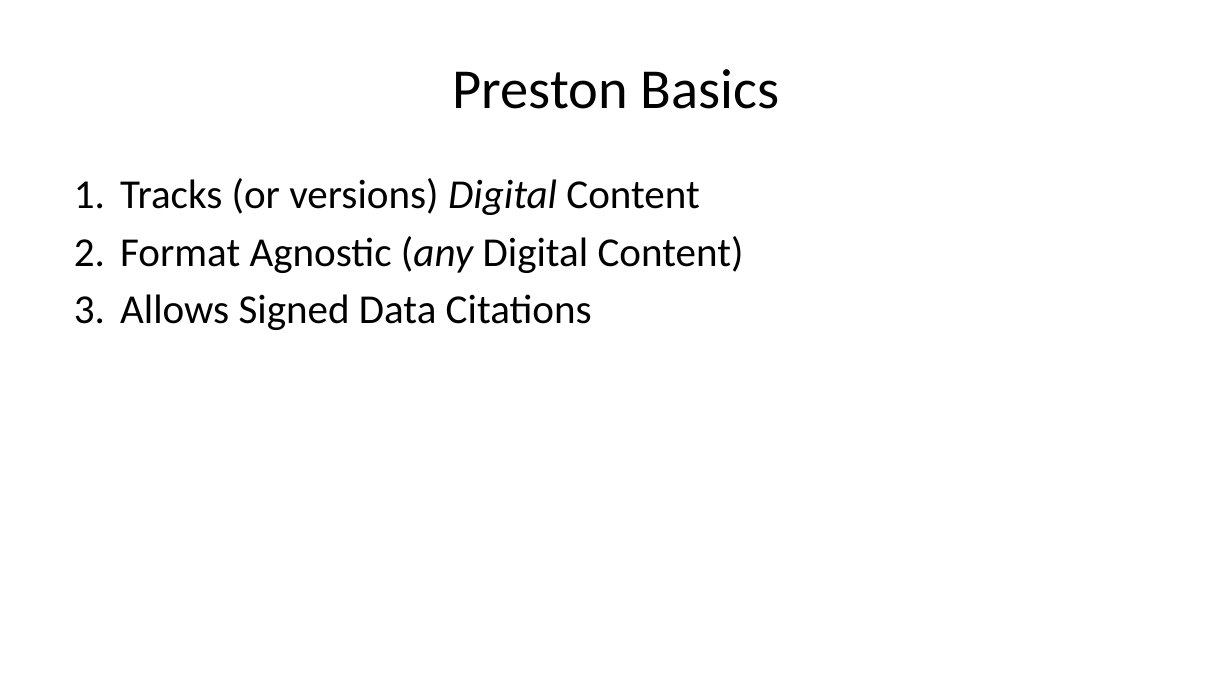
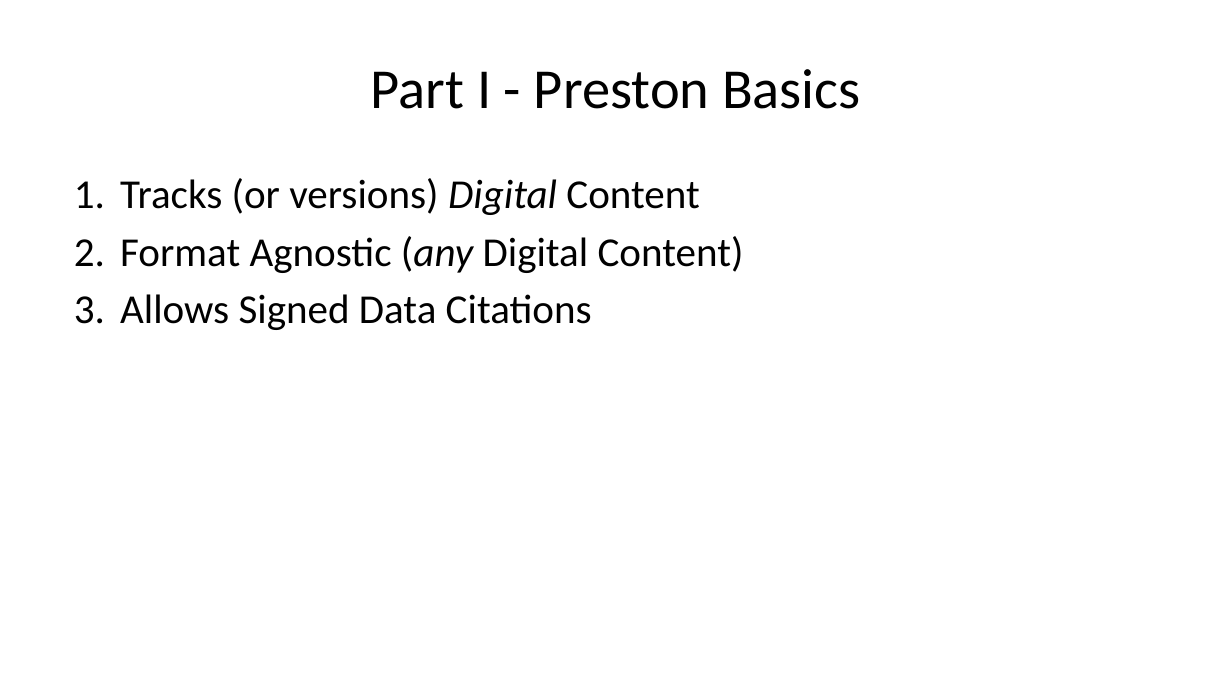
Before and after one commit to bat-literature/bat-literature.github.io, a slide deck: slide 7 of workshop.pptx. Drawn at 1232x693 pixels with LibreOffice and Linux fonts; fonts in the diff are those of the drawing. Boxes give left, top, right and bottom in pixels: in the first picture for what was removed or moved away, otherwise in the second. Text is boxed around its words. In the diff, an @@ line names an element or a change of style, - is before the commit and + after.

```diff
--- a/workshop.pptx
+++ b/workshop.pptx
@@ title at (371, 69, 861, 109): text changed @@
-Preston Basics
+Part I - Preston Basics
```
Also in this commit, not shown: 12 other slides changed, 6 slides added, 3 other files.
